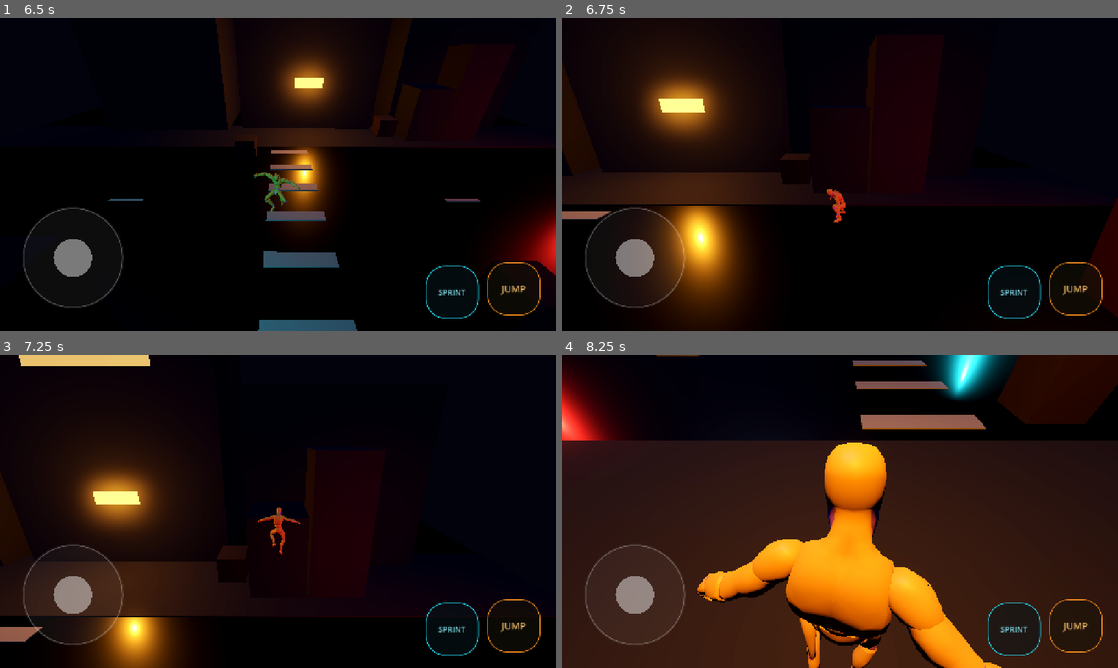
Above: before the commit, frames 1-4 (two rows, left to right).
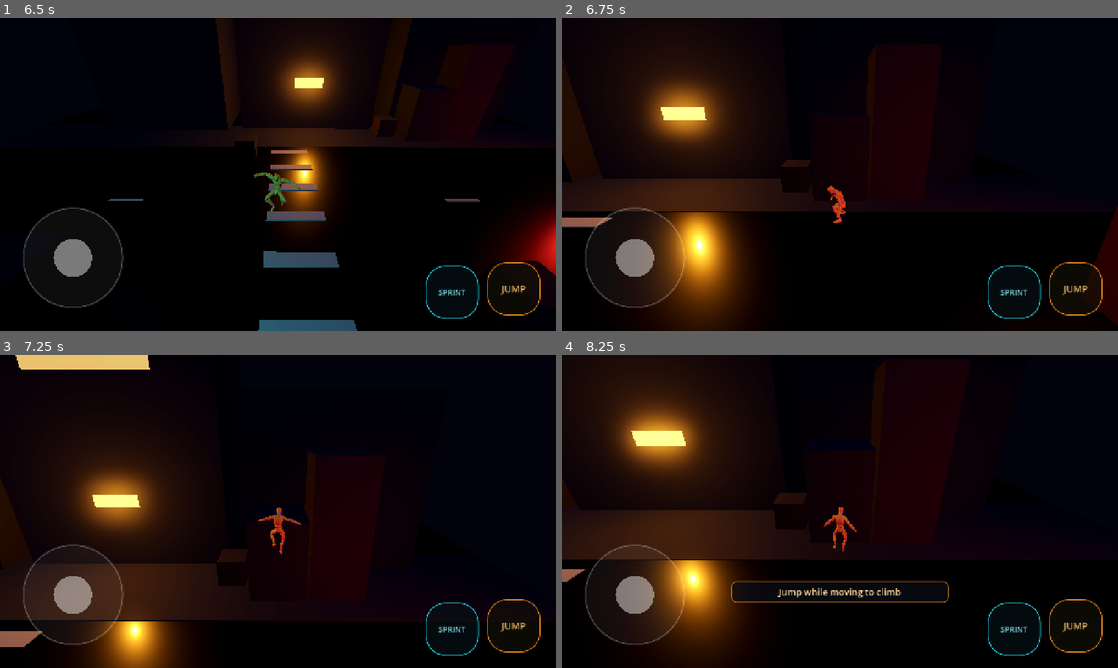
Above: after the commit, the same moments.

Repository: jamesrudh-arch/Barehands
Game: Godot game, scene res://tests/smoke.tscn
Same seed, same stepped clock (60 frames per second), same inputs: the game is played once before the commit and once after it. This scene is started directly instead of the project's main scene.
Inputs (mouse positions are in pixels of both pictures, inside the frame that each line leads up to):
- Up to frame 1 (6.5 s): click "JUMP" at 0.5 s; tap Enter (ui_accept) at 1.25, 1.52, 4.52 s; move the mouse to (400, 158) at 1.27 s; hold Right (ui_right) 1.28-2 s; hold Shift 1.28-2 s; click (400, 158) at 1.42 s; drag from (166, 190) to (250, 237) at 2.02 s; move the mouse to (333, 105) at 2.77 s; hold Right (ui_right) 2.78-3.5 s; hold Shift 2.78-3.5 s; drag from (250, 237) to (111, 127) at 3.52 s; move the mouse to (444, 221) at 4.27 s; hold Left (ui_left) 4.28-5 s; hold Shift 4.28-5 s; drag from (111, 127) to (194, 96) at 5.02 s; move the mouse to (305, 174) at 5.77 s; hold Down (ui_down) from 5.78 s (still down); hold Shift from 5.78 s (still down); click (305, 174) at 5.92 s
- Up to frame 2 (6.75 s): release Down (ui_down) at 6.5 s; release Shift at 6.5 s; drag from (756, 96) to (728, 190) at 6.52 s
- Up to frame 3 (7.25 s): no input
- Up to frame 4 (8.25 s): move the mouse to (962, 495) at 7.27 s; hold Up (ui_up) 7.28-8 s; hold Shift 7.28-8 s; tap Enter (ui_accept) at 7.52 s; drag from (728, 527) to (812, 574) at 8.02 s

Frame 1 is identical in both runs. In frame 2, 5.9% of the frame differs, in the area x 0-100%, y 5-99%; in frame 3, 1.7%; in frame 4, 68%, in the area x 0-100%, y 0-100%.

Commit message:
Part B: climb hint + more forgiving ledge grab
- First time the player stands near a climbable edge (wall within ~1.4 m,
  flat top 0.9-3.6 m up), a one-time HUD hint shows: 'Jump while moving to
  climb'. UI joined the 'hud' group (groups belongs in the node header).
- Grab window widened: ledge reach 0.55-2.4 -> 0.45-2.6 m above the feet,
  forward probe 0.83 -> 1.06 m, min approach speed 1.0 -> 0.75 m/s, facing
  tolerance 0.5 -> 0.35, air-time gate 0.06 -> 0.04 s.
- Smoke: 21/21 green, climb now succeeds on the first, deliberately early
  jump timing.

Diff:
--- a/bare-hands/scenes/main.tscn
+++ b/bare-hands/scenes/main.tscn
@@ -247,6 +247,18 @@
 	corner_radius_bottom_right = 44
 	corner_radius_bottom_left = 44
 
+[sub_resource type="StyleBoxFlat" id="style_hint"]
+	bg_color = Color(0.04, 0.05, 0.08, 0.75)
+	border_width_left = 2
+	border_width_top = 2
+	border_width_right = 2
+	border_width_bottom = 2
+	border_color = Color(1, 0.58, 0.13, 0.7)
+	corner_radius_top_left = 12
+	corner_radius_top_right = 12
+	corner_radius_bottom_right = 12
+	corner_radius_bottom_left = 12
+
 [node name="Main" type="Node3D"]
 
 [node name="WorldEnvironment" type="WorldEnvironment" parent="."]
@@ -511,7 +523,7 @@
 fov = 70.0
 script = ExtResource("2_camera")
 
-[node name="UI" type="CanvasLayer" parent="."]
+[node name="UI" type="CanvasLayer" parent="." groups=["hud"]]
 script = ExtResource("4_buttons")
 
 [node name="Joystick" type="Control" parent="UI"]
@@ -558,3 +570,20 @@
 theme_override_font_sizes/font_size = 18
 theme_override_styles/normal = SubResource("style_sprint")
 theme_override_styles/pressed = SubResource("style_sprint_down")
+
+[node name="HintLabel" type="Label" parent="UI"]
+anchor_left = 0.5
+anchor_top = 1.0
+anchor_right = 0.5
+anchor_bottom = 1.0
+offset_left = -250.0
+offset_top = -200.0
+offset_right = 250.0
+offset_bottom = -150.0
+theme_override_colors/font_color = Color(1, 0.85, 0.6, 1)
+theme_override_font_sizes/font_size = 21
+theme_override_styles/normal = SubResource("style_hint")
+horizontal_alignment = 1
+vertical_alignment = 1
+text = "Jump while moving to climb"
+visible = false
--- a/bare-hands/scripts/player.gd
+++ b/bare-hands/scripts/player.gd
@@ -17,8 +17,8 @@
 const DEADZONE := 0.15
 const BOUND := 18.5  # keeps the hero on the street block
 
-const GRAB_MIN := 0.55  # reachable ledge window above the feet
-const GRAB_MAX := 2.4
+const GRAB_MIN := 0.45  # reachable ledge window above the feet (forgiving)
+const GRAB_MAX := 2.6
 const PULL_TIME := 0.55  # seconds from hang to standing on the roof
 
 enum { GROUND, AIR, CLIMB }
@@ -31,6 +31,7 @@
 var _climb_t := 0.0
 var _climb_from := Vector3.ZERO
 var _climb_to := Vector3.ZERO
+var _hint_done := false
 
 @onready var _body: Node3D = $Body
 @onready var _anim: AnimationPlayer = $Body/Mannequin/AnimationPlayer
@@ -88,10 +89,12 @@
 			_land_until = _now() + 0.45
 		_air_time = 0.0
 		state = GROUND
+		if not _hint_done:
+			_check_climb_hint()
 	else:
 		_air_time += delta
 		state = AIR
-		if _air_time > 0.06:
+		if _air_time > 0.04:
 			_try_grab()
 	_drive_anim()
 
@@ -119,16 +122,16 @@
 func _try_grab() -> void:
 	var fwd := -_body.global_transform.basis.z
 	var flat := Vector2(velocity.x, velocity.z)
-	if flat.length() < 1.0:
-		return
-	if Vector2(fwd.x, fwd.z).dot(flat.normalized()) < 0.5:
+	if flat.length() < 0.75:
+		return
+	if Vector2(fwd.x, fwd.z).dot(flat.normalized()) < 0.35:
 		return
 	var space := get_world_3d().direct_space_state
 	var exclude := [get_rid()]
 	for h: float in [0.45, 1.15]:  # knee and chest probes above the feet
-		var origin: Vector3 = global_position + Vector3.UP * h + fwd * 0.28
+		var origin: Vector3 = global_position + Vector3.UP * h + fwd * 0.36
 		var wall := space.intersect_ray(PhysicsRayQueryParameters3D.create(
-				origin, origin + fwd * 0.55, 1, exclude))
+				origin, origin + fwd * 0.70, 1, exclude))
 		if wall.is_empty():
 			continue
 		var n: Vector3 = wall.normal
@@ -151,6 +154,37 @@
 			continue
 		_start_climb(wall_pos, n, ledge_y)
 		return
+
+
+## First time the player stands near a climbable edge, show the HUD hint once.
+func _check_climb_hint() -> void:
+	if not _near_climbable():
+		return
+	_hint_done = true
+	var hud := get_tree().get_first_node_in_group("hud")
+	if hud and hud.has_method("show_hint"):
+		hud.show_hint("Jump while moving to climb")
+
+
+## A wall within ~1.4 m ahead with a flat top a jump could reach (0.9-3.6 m up).
+func _near_climbable() -> bool:
+	var fwd := -_body.global_transform.basis.z
+	var space := get_world_3d().direct_space_state
+	var exclude := [get_rid()]
+	var origin := global_position + Vector3.UP * 1.15 + fwd * 0.36
+	var wall := space.intersect_ray(PhysicsRayQueryParameters3D.create(
+			origin, origin + fwd * 1.0, 1, exclude))
+	if wall.is_empty() or wall.normal.y > 0.6:
+		return false
+	var n: Vector3 = wall.normal
+	var wall_pos: Vector3 = wall.position
+	var top: Vector3 = wall_pos - n * 0.35 + Vector3.UP * 3.75
+	var ledge := space.intersect_ray(PhysicsRayQueryParameters3D.create(
+			top, top + Vector3.DOWN * 3.8, 1, exclude))
+	if ledge.is_empty() or ledge.normal.y < 0.65:
+		return false
+	var rel: float = ledge.position.y - global_position.y
+	return rel > 0.9 and rel < 3.6
 
 
 func _start_climb(wall_pos: Vector3, n: Vector3, ledge_y: float) -> void:
--- a/bare-hands/scripts/touch_buttons.gd
+++ b/bare-hands/scripts/touch_buttons.gd
@@ -1,9 +1,32 @@
 extends CanvasLayer
-## Wires the on-screen JUMP and SPRINT buttons into InputBus. Both sit in the
-## bottom-right corner where a right thumb lands in landscape. SPRINT is a
-## hold button; JUMP fires the instant the touch goes down.
+## Wires the on-screen buttons into InputBus and owns the hint label.
+## JUMP fires the instant the touch goes down; SPRINT is a hold button.
+
+var hint_shown := false
+var _hint_fade := 0.0
+
 
 func _ready() -> void:
 	$JumpBtn.button_down.connect(func() -> void: InputBus.queue_jump())
 	$SprintBtn.button_down.connect(func() -> void: InputBus.sprint = true)
 	$SprintBtn.button_up.connect(func() -> void: InputBus.sprint = false)
+
+
+## Called by the hero the first time the player stands near a climbable edge.
+func show_hint(text: String, dur := 2.8) -> void:
+	hint_shown = true
+	var lbl := $HintLabel as Label
+	lbl.text = text
+	lbl.modulate.a = 1.0
+	lbl.visible = true
+	_hint_fade = dur
+
+
+func _process(delta: float) -> void:
+	if _hint_fade > 0.0:
+		_hint_fade -= delta
+		var lbl := $HintLabel as Label
+		if _hint_fade <= 0.0:
+			lbl.visible = false
+		elif _hint_fade < 0.5:
+			lbl.modulate.a = _hint_fade / 0.5
--- a/bare-hands/tests/smoke.gd
+++ b/bare-hands/tests/smoke.gd
@@ -29,7 +29,7 @@
 var _face_n := 0
 var _climb_face_ok := false
 const CLIMB_START := Vector3(9.0, 0.02, -4.8)
-const JUMP_AT := [8, 12, 16, 20]
+const JUMP_AT := [6, 10, 14, 18]  # deliberately imperfect timings: tests forgiveness
 
 
 func _ready() -> void:
@@ -81,6 +81,8 @@
 		5:
 			_climb()
 		6:
+			_hint()
+		7:
 			_camera_wall()
 		_:
 			_finish()
@@ -212,6 +214,16 @@
 		_pf = 0
 
 
+func _hint() -> void:
+	if _pf == 1:
+		_player.global_position = Vector3(9.0, 0.02, -5.6)  # 1.1 m from the annex face, facing it
+		_player.velocity = Vector3.ZERO
+	if _pf >= 40:
+		var hud := _main.get_node("UI")
+		_check(hud.hint_shown, "climb hint shown once near a climbable edge")
+		_next()
+
+
 func _camera_wall() -> void:
 	if _pf == 1:
 		_player.velocity = Vector3.ZERO
Not shown: 1 places in bare-hands/scenes/main.tscn that only renumber resources
